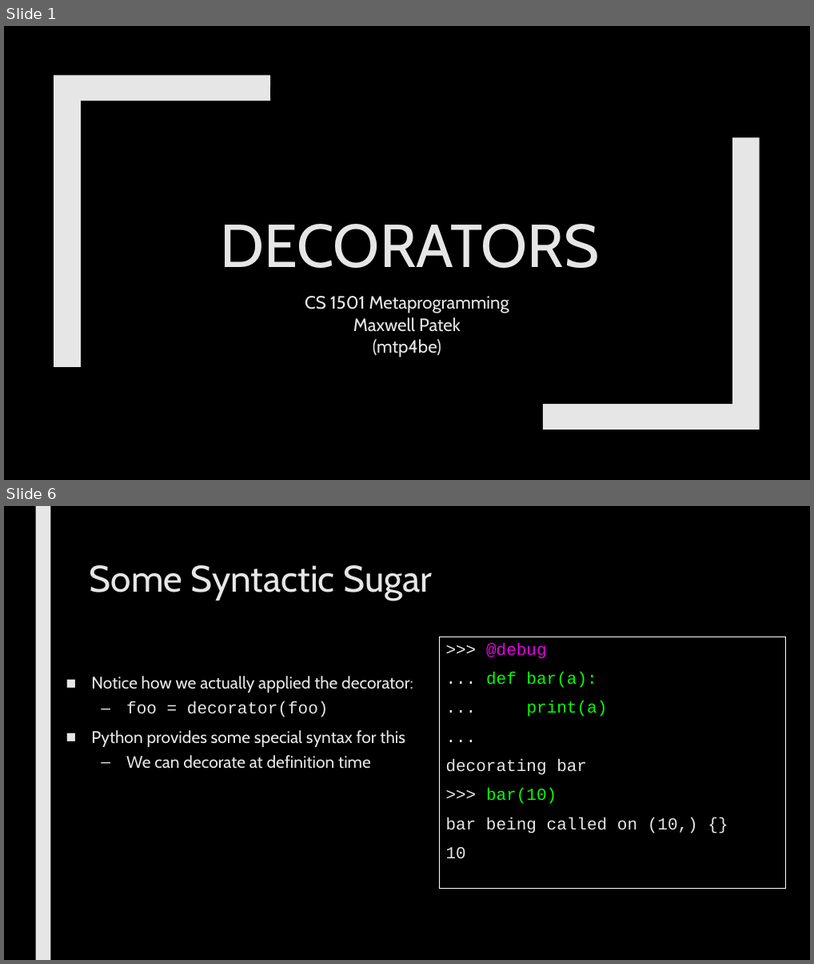
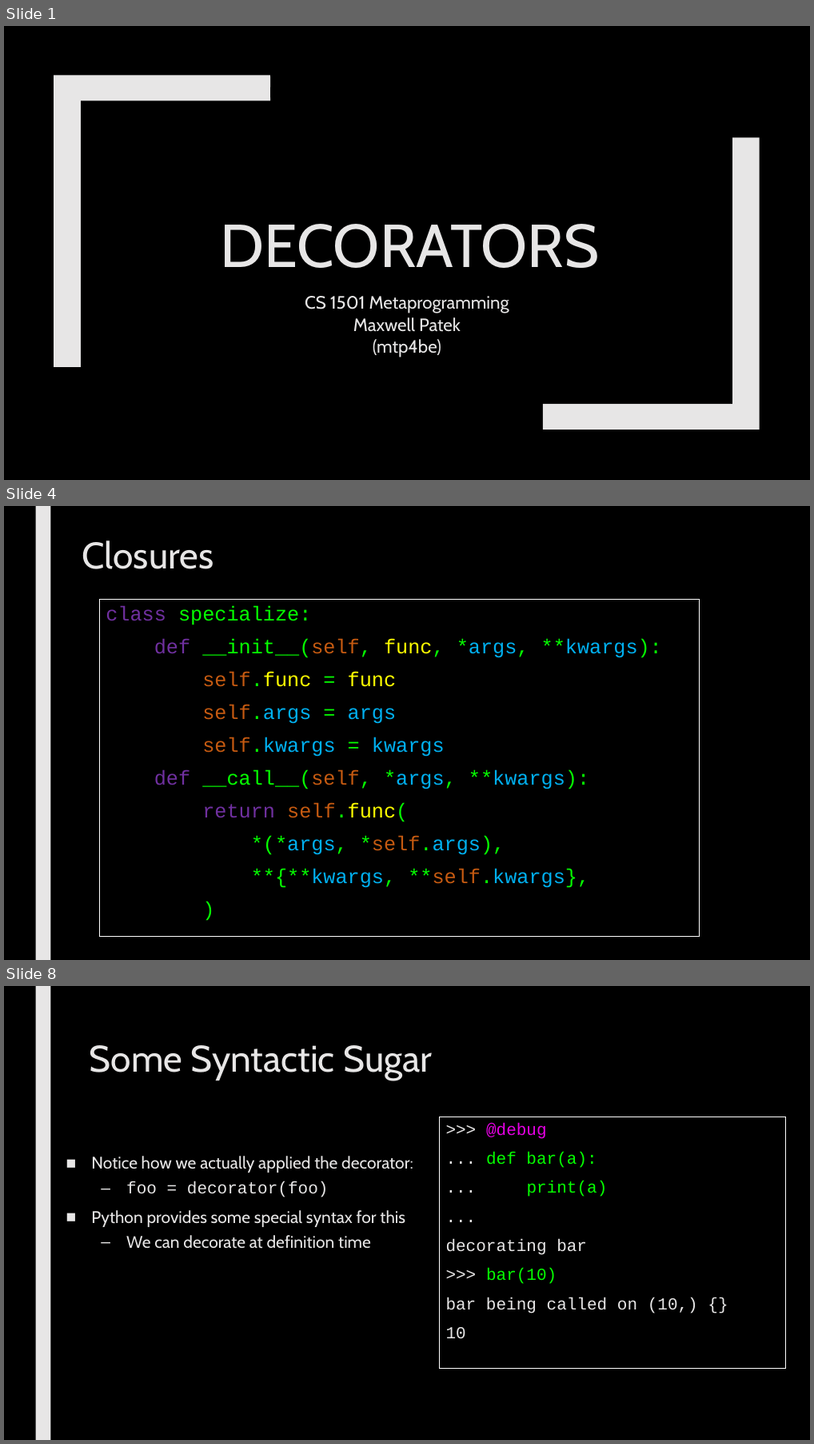
Before and after one commit to max7patek/metaprogramming, a slide deck: slides/04-Decorators.pptx. Shown one above the other, each under a label of ours: slides 1 and 6 before the commit, slides 1, 4 and 8 after it; the slides between them are not shown. The pictures are 814x964 and 814x1444 pixels, drawn with LibreOffice and Linux fonts; fonts in the diff are those of the drawing. Boxes give left, top, right and bottom in pixels: in the first picture for what was removed or moved away, otherwise in the second. Text is boxed around its words. In the diff, an @@ line names an element or a change of style, - is before the commit and + after.

```diff
--- a/slides/04-Decorators.pptx
+++ b/slides/04-Decorators.pptx
@@ slide 4 added at <box>4,506,810,960</box>, background #000000; not listed: 1 template element that a slide beside it also shows @@
@@ title added at <box>82,540,214,569</box>, 44 pt, text #E7E6E6 @@
+Closures
@@ rectangle added at <box>99,599,700,936</box>, outline #FFFFFF 0.75 pt, 24 pt, text #05FF00 @@
+class specialize:
+def __init__(self, func, *args, **kwargs):
+self.func = func
+self.args = args
+self.kwargs = kwargs
+def __call__(self, *args, **kwargs):
+return self.func(
+*(*args, *self.args),
+**{**kwargs, **self.kwargs},
+)
@@ what was slide 6 is now slide 8 @@
```
Also in this commit, not shown: 5 slides changed, 3 other slides added, 1 slide removed.
